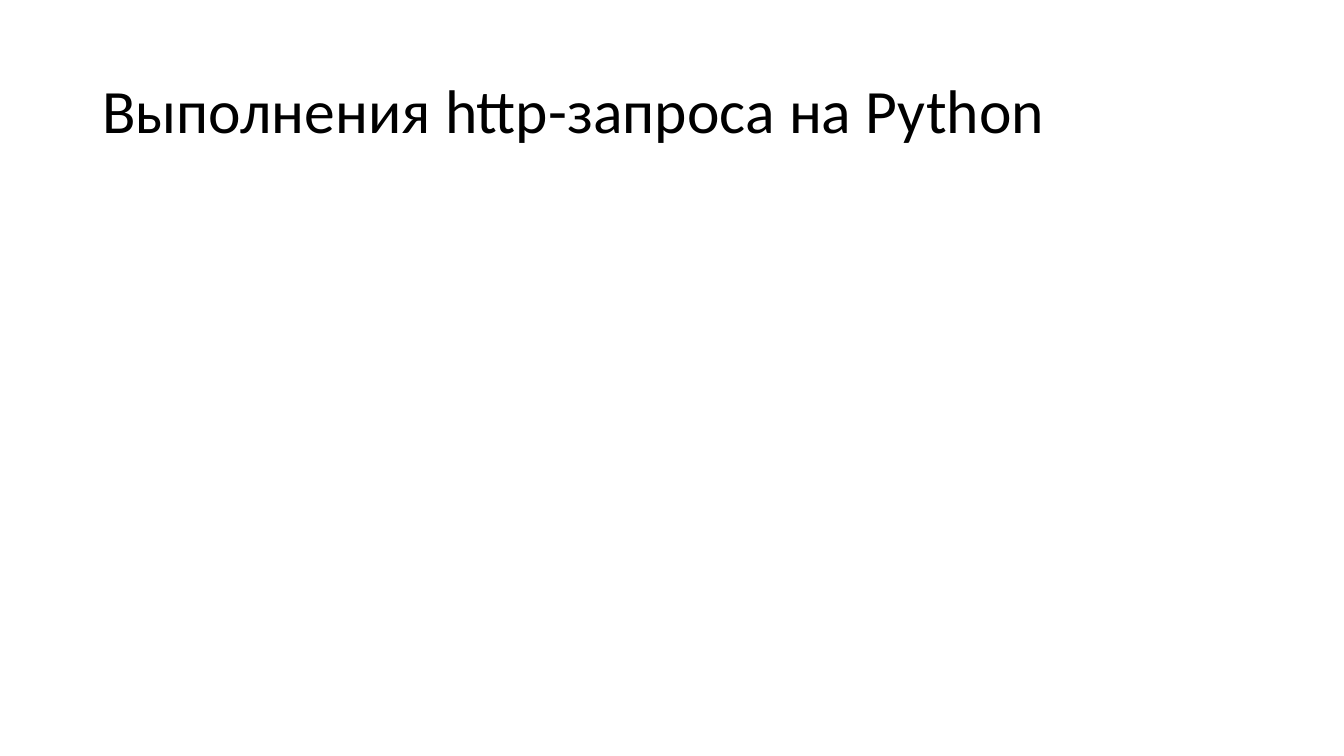
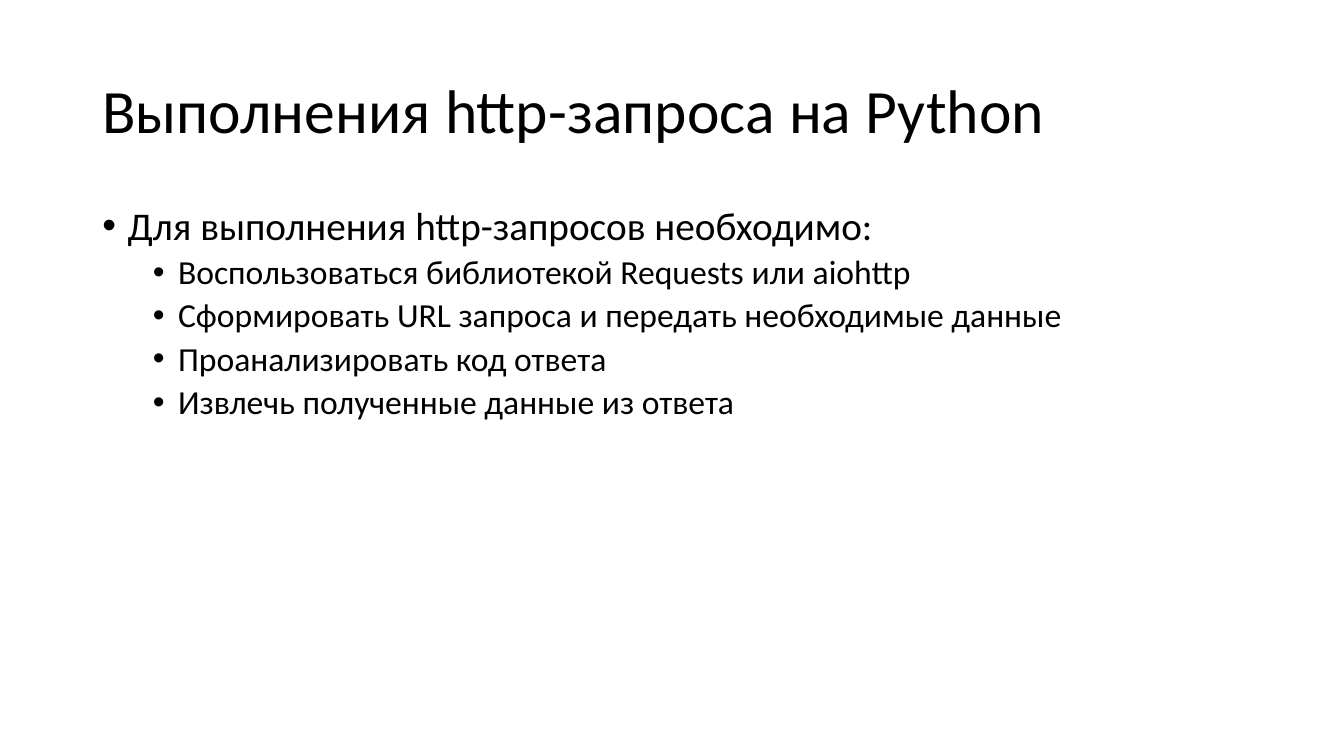
Before and after one commit to paveltsytovich/telegram-course, a slide deck: slide 192 of Presentation/Разработка ботов для телеграмм на Python.pptx. Drawn at 1344x756 pixels with LibreOffice and Linux fonts; fonts in the diff are those of the drawing. Boxes give left, top, right and bottom in pixels: in the first picture for what was removed or moved away, otherwise in the second. Text is boxed around its words. In the diff, an @@ line names an element or a change of style, - is before the commit and + after.

```diff
--- a/Presentation/Разработка ботов для телеграмм на Python.pptx
+++ b/Presentation/Разработка ботов для телеграмм на Python.pptx
@@ text added at box(128, 212, 1061, 420), 24 pt, text #000000 @@
+• Для выполнения http-запросов необходимо:
+  • Воспользоваться библиотекой Requests или aiohttp
+  • Сформировать URL запроса и передать необходимые данные
+  • Проанализировать код ответа
+  • Извлечь полученные данные из ответа
```
Also in this commit, not shown: 1 other slide changed, 6 slides added, 2 other files.
